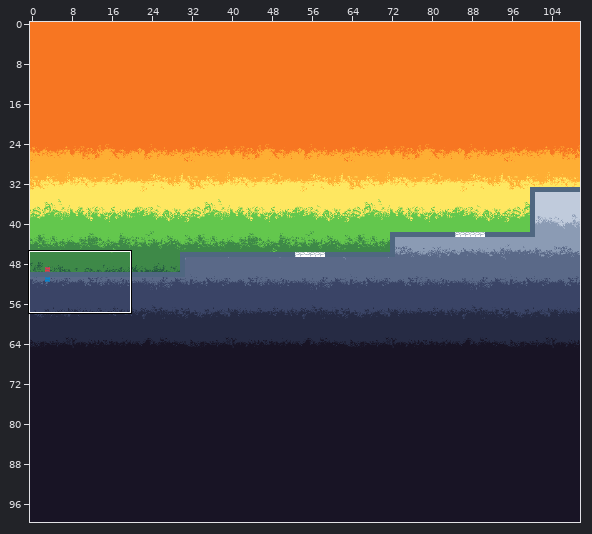
Two versions of a level (Tiled map, assets/maps/Test.tmx). The picture above shows the old version from afar; the outline marks the close-up.
Close-up. Before the edit:
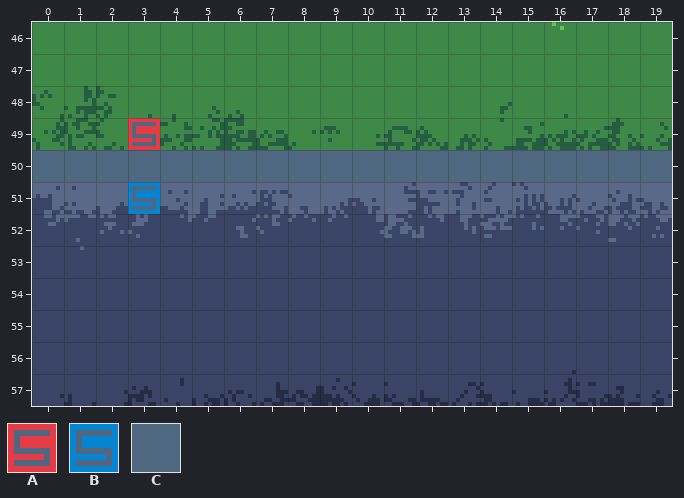
Cells are 8x8 px. Shown: x 0..19, y 46..57. The commit also changed other parts of the map, which this record leaves out.
Key: from "Entities": A 0, B 1; from "Ground": C 1.
_ is an empty cell.
Layers that did not change in this view are not listed.
Layer "Ground" before, first column x 0:
46 ____________________
47 ____________________
48 ____________________
49 ____________________
50 CCCCCCCCCCCCCCCCCCCC
51 ____________________
52 ____________________
53 ____________________
54 ____________________
55 ____________________
56 ____________________
57 ____________________
After the commit:
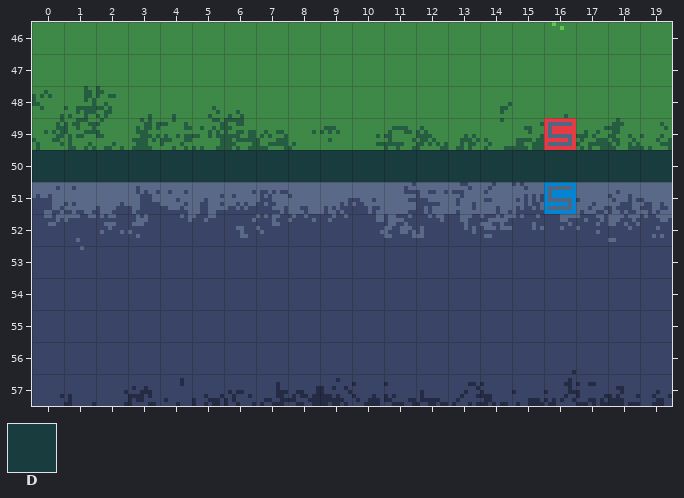
Further tiles: from "Ground": D 0.
The commit says: Implementd entities and map parsing
Edits made:
{"where": "layer \"Entities\""}
{"y":49,"x":3,"old":"A","new":"_"}
{"y":49,"x":16,"old":"_","new":"A"}
{"y":51,"x":3,"old":"B","new":"_"}
{"y":51,"x":16,"old":"_","new":"B"}
{"where": "layer \"Ground\""}
{"y":50,"x":0,"old":"CCCCCCCCCCCCCCCCCCCC","new":"DDDDDDDDDDDDDDDDDDDD"}
